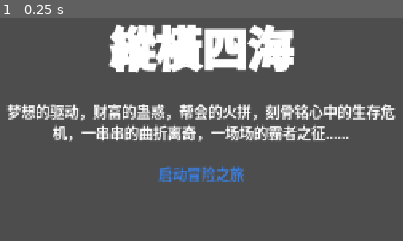
Above: before the commit, frame 1.
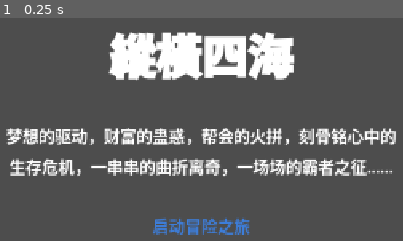
Above: after the commit, the same moment.

Repository: Liu7i-67/a-word-game
Game: Godot game, scene res://scenes/main/main.tscn
Two runs of this game, one before a commit and one after it. Both use one fixed random seed, a clock stepped at 60 frames per second and the inputs below.
Inputs:
- Up to frame 1 (0.25 s): no input

The runs differ from the first frame. In frame 1, 21% of the frame differs, in the area x 1-99%, y 2-98%.

Commit message:
ui: 放大间距与字号，适配大屏手机
- RichTextLabel 正文 23→26、行距 +10px，页面呼吸感明显提升
- 主界面边距 20→28、区块间距 12→18，导航按钮加高至 58px 触屏友好
- 顶栏体力条 36→46，状态/战斗等页面区块自然分隔
- 标题屏边距与输入框高度同步放大；开场剧情字号对齐正文

Diff:
--- a/scripts/game/pages.gd
+++ b/scripts/game/pages.gd
@@ -68,7 +68,7 @@
 	var next_idx := idx + 1
 	var next_event := "story:%d" % next_idx if next_idx < pages.size() else "story:99"
 	var lines: Array[String] = []
-	lines.append("[font_size=24]%s[/font_size]" % esc(String(page.get("text", ""))))
+	lines.append("[font_size=26]%s[/font_size]" % esc(String(page.get("text", ""))))
 	lines.append("")
 	lines.append("[center]%s[/center]" % link(next_event, String(page.get("link", "继续"))))
 	return join_lines(lines)
--- a/scripts/main/main.gd
+++ b/scripts/main/main.gd
@@ -67,5 +67,5 @@
 
 func _make_theme() -> Theme:
 	var th := Theme.new()
-	th.default_font_size = 24
+	th.default_font_size = 26
 	return th
--- a/scripts/ui/game_screen.gd
+++ b/scripts/ui/game_screen.gd
@@ -38,19 +38,19 @@
 func _build_ui() -> void:
 	var margin := MarginContainer.new()
 	margin.set_anchors_preset(Control.PRESET_FULL_RECT)
-	margin.add_theme_constant_override("margin_left", 20)
-	margin.add_theme_constant_override("margin_right", 20)
-	margin.add_theme_constant_override("margin_top", 16)
-	margin.add_theme_constant_override("margin_bottom", 20)
+	margin.add_theme_constant_override("margin_left", 28)
+	margin.add_theme_constant_override("margin_right", 28)
+	margin.add_theme_constant_override("margin_top", 24)
+	margin.add_theme_constant_override("margin_bottom", 28)
 	add_child(margin)
 
 	var vbox := VBoxContainer.new()
-	vbox.add_theme_constant_override("separation", 12)
+	vbox.add_theme_constant_override("separation", 18)
 	margin.add_child(vbox)
 
 	# 顶栏：昵称 · 体力条 · 铜贝
 	var top := HBoxContainer.new()
-	top.add_theme_constant_override("separation", 12)
+	top.add_theme_constant_override("separation", 14)
 	vbox.add_child(top)
 
 	_name_label = Label.new()
@@ -59,7 +59,7 @@
 
 	_hp_bar = ProgressBar.new()
 	_hp_bar.show_percentage = false
-	_hp_bar.custom_minimum_size = Vector2(0, 36)
+	_hp_bar.custom_minimum_size = Vector2(0, 46)
 	_hp_bar.size_flags_horizontal = Control.SIZE_EXPAND_FILL
 	_hp_bar.size_flags_vertical = Control.SIZE_SHRINK_CENTER
 	top.add_child(_hp_bar)
@@ -69,7 +69,7 @@
 	_hp_text.horizontal_alignment = HORIZONTAL_ALIGNMENT_CENTER
 	_hp_text.vertical_alignment = VERTICAL_ALIGNMENT_CENTER
 	_hp_text.mouse_filter = Control.MOUSE_FILTER_IGNORE
-	_hp_text.add_theme_font_size_override("font_size", 20)
+	_hp_text.add_theme_font_size_override("font_size", 23)
 	_hp_bar.add_child(_hp_text)
 
 	_copper_label = Label.new()
@@ -78,16 +78,18 @@
 
 	# 导航按钮行
 	var nav := HBoxContainer.new()
-	nav.add_theme_constant_override("separation", 12)
+	nav.add_theme_constant_override("separation", 14)
 	vbox.add_child(nav)
 	for label: String in MENU_EVENTS:
 		var btn := Button.new()
 		btn.text = label
+		btn.custom_minimum_size = Vector2(0, 58)
 		btn.size_flags_horizontal = Control.SIZE_EXPAND_FILL
 		btn.pressed.connect(_on_menu.bind(MENU_EVENTS[label]))
 		nav.add_child(btn)
 	var save_btn := Button.new()
 	save_btn.text = "存档"
+	save_btn.custom_minimum_size = Vector2(0, 58)
 	save_btn.size_flags_horizontal = Control.SIZE_EXPAND_FILL
 	save_btn.pressed.connect(_on_manual_save)
 	nav.add_child(save_btn)
--- a/scripts/ui/page_view.gd
+++ b/scripts/ui/page_view.gd
@@ -16,9 +16,10 @@
 	context_menu_enabled = false
 	focus_mode = Control.FOCUS_NONE
 	size_flags_horizontal = Control.SIZE_EXPAND_FILL
-	add_theme_font_size_override("normal_font_size", 23)
-	add_theme_font_size_override("bold_font_size", 25)
-	add_theme_font_size_override("italics_font_size", 23)
+	add_theme_font_size_override("normal_font_size", 26)
+	add_theme_font_size_override("bold_font_size", 29)
+	add_theme_font_size_override("italics_font_size", 26)
+	add_theme_constant_override("line_separation", 10)
 	meta_clicked.connect(_on_meta_clicked)
 
 
--- a/scripts/ui/title_screen.gd
+++ b/scripts/ui/title_screen.gd
@@ -24,14 +24,14 @@
 func _build_ui() -> void:
 	var margin := MarginContainer.new()
 	margin.set_anchors_preset(Control.PRESET_FULL_RECT)
-	margin.add_theme_constant_override("margin_left", 28)
-	margin.add_theme_constant_override("margin_right", 28)
-	margin.add_theme_constant_override("margin_top", 40)
-	margin.add_theme_constant_override("margin_bottom", 32)
+	margin.add_theme_constant_override("margin_left", 36)
+	margin.add_theme_constant_override("margin_right", 36)
+	margin.add_theme_constant_override("margin_top", 52)
+	margin.add_theme_constant_override("margin_bottom", 40)
 	add_child(margin)
 
 	var vbox := VBoxContainer.new()
-	vbox.add_theme_constant_override("separation", 16)
+	vbox.add_theme_constant_override("separation", 20)
 	margin.add_child(vbox)
 
 	# 名字输入行放在页面区上方：不依赖窗口高度，也不会被移动端软键盘遮住
@@ -47,7 +47,7 @@
 	_name_edit = LineEdit.new()
 	_name_edit.placeholder_text = "请输入创建角色名"
 	_name_edit.max_length = 12
-	_name_edit.custom_minimum_size = Vector2(0, 48)
+	_name_edit.custom_minimum_size = Vector2(0, 56)
 	_name_edit.size_flags_horizontal = Control.SIZE_EXPAND_FILL
 	_name_edit.add_theme_color_override("font_placeholder_color", Color(0.72, 0.72, 0.72))
 	_input_row.add_child(_name_edit)
